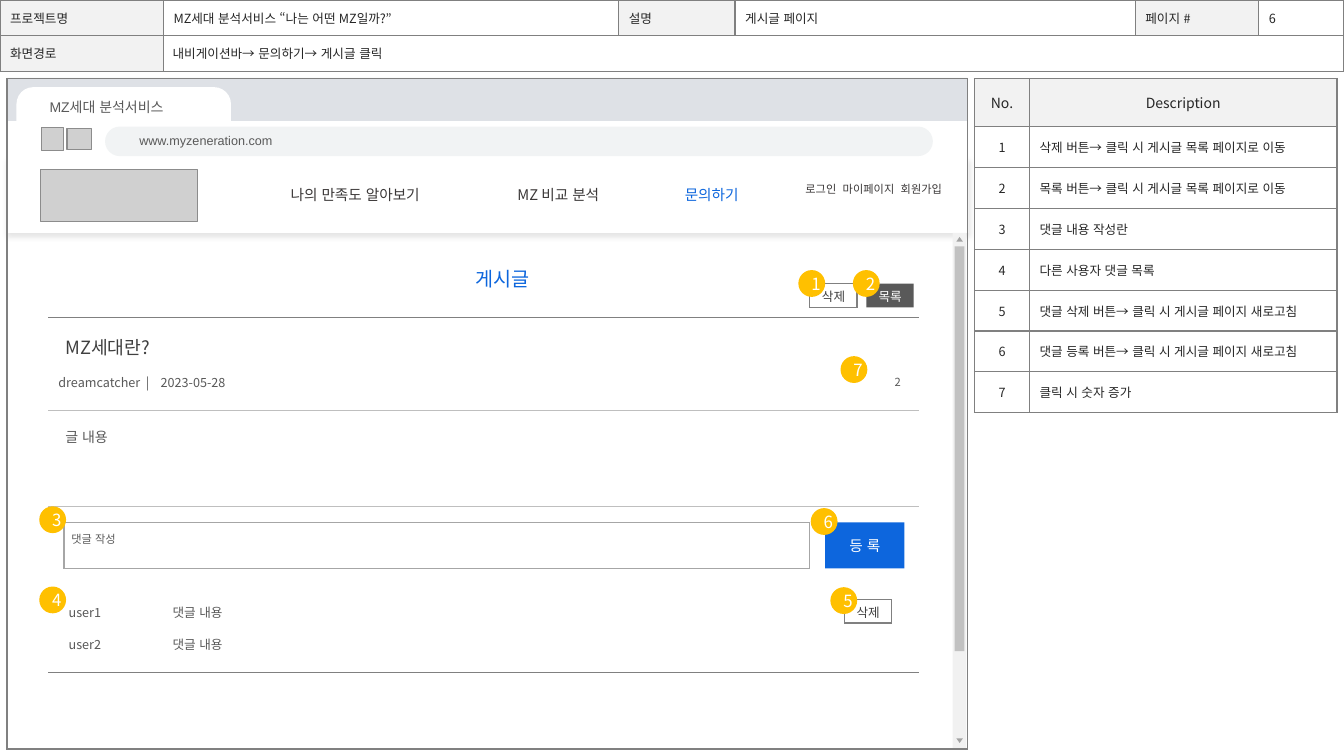
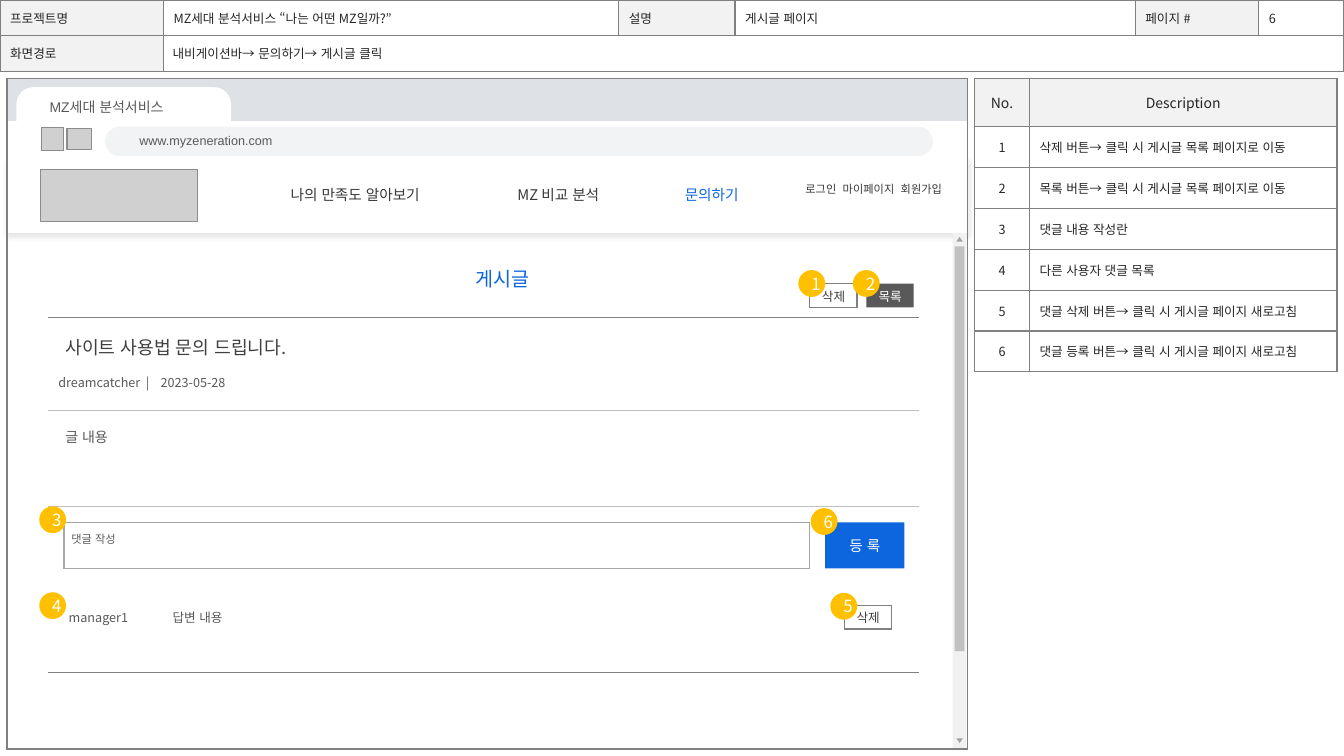
Before and after one commit to heesunyooon/myZeneration, a slide deck: slide 9 of 프로젝트 화면설계서_2조_ver1.0.pptx. Drawn at 1344x756 pixels with LibreOffice and Linux fonts; fonts in the diff are those of the drawing; grey boxes stand for pictures; background and template pictures are left out. Boxes give left, top, right and bottom in pixels: in the first picture for what was removed or moved away, otherwise in the second. Text is boxed around its words. In the diff, an @@ line names an element or a change of style, - is before the commit and + after.

```diff
--- a/프로젝트 화면설계서_2조_ver1.0.pptx
+++ b/프로젝트 화면설계서_2조_ver1.0.pptx
@@ table at box(975, 79, 1337, 372) @@
-row 8: 7 | 클릭 시 숫자 증가
@@ text at box(65, 339, 286, 356): text changed @@
-MZ세대란?
+사이트 사용법 문의 드립니다.
@@ ellipse removed at box(841, 356, 868, 383) @@
-7
@@ text removed at box(895, 377, 901, 386) @@
-2
@@ text at box(69, 613, 128, 625): text changed @@
-user1
+manager1
@@ text at box(173, 611, 222, 623): text changed @@
-댓글 내용
+답변 내용
@@ 2 ellipses, 1 text, 1 rectangle: place and size @@
-2 ellipses, 1 text, 1 rectangle at box(39, 587, 892, 624)
+2 ellipses, 1 text, 1 rectangle at box(39, 593, 892, 629)
@@ text removed at box(69, 640, 101, 649) @@
-user2
@@ text removed at box(173, 638, 222, 650) @@
-댓글 내용
```
Also in this commit, not shown: 2 other slides changed.
